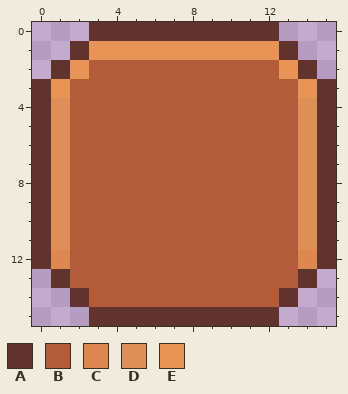
Pixel-art sprite -- Project/Client/projectGOYA/Assets/Resources/UI/img_ui_btn_menu.png. Above, as it was before the edit.
The file is 16x16 pixels. Colours within 5 levels of each other are drawn and written as one.
Palette (. is transparent): A #60332f  B #b35c3a  C #dd8751  D #de8f58  E #e89457
Pixels before, first column x 0:
 0 ...AAAAAAAAAA...
 1 ..AEEEEEEEEEEA..
 2 .AEBBBBBBBBBBEA.
 3 AEBBBBBBBBBBBBEA
 4 ADBBBBBBBBBBBBDA
 5 ADBBBBBBBBBBBBDA
 6 ADBBBBBBBBBBBBDA
 7 ADBBBBBBBBBBBBDA
 8 ADBBBBBBBBBBBBDA
 9 ADBBBBBBBBBBBBDA
10 ADBBBBBBBBBBBBDA
11 ADBBBBBBBBBBBBDA
12 ACBBBBBBBBBBBBCA
13 .ABBBBBBBBBBBBA.
14 ..ABBBBBBBBBBA..
15 ...AAAAAAAAAA...
And afterwards:
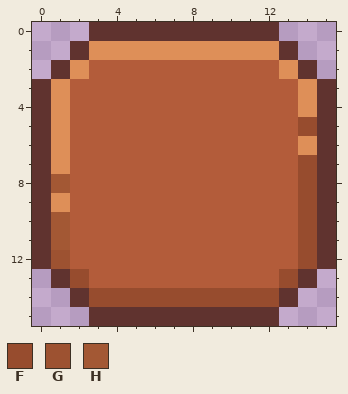
Colours new in this view: F #974c2e  G #9d5231  H #a35834
Log entry: 로비메뉴 색수정
Changes in this commit:
Changed rows in their new state; - is an unchanged pixel.
first column x 1:
 1 --DDDDDDDDDD--
 2 -D----------D-
 3 D------------D
 5 -------------F
 7 -------------F
 8 H------------F
 9 -------------F
10 H------------F
11 H------------F
12 G------------F
13 -F----------F-
14 --FFFFFFFFFF--
Boxes around the changes in both pictures, in picture pixels (x1, y1, x2, y2):
changed: (51, 41, 317, 307)
